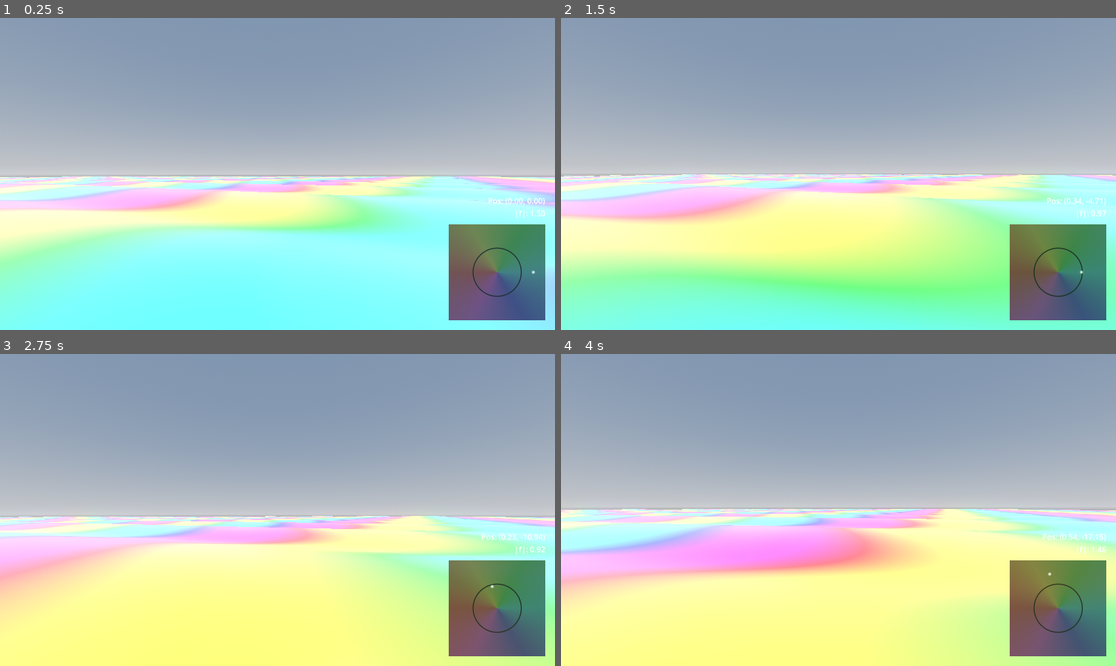
Above: before the commit, frames 1-4 (two rows, left to right).
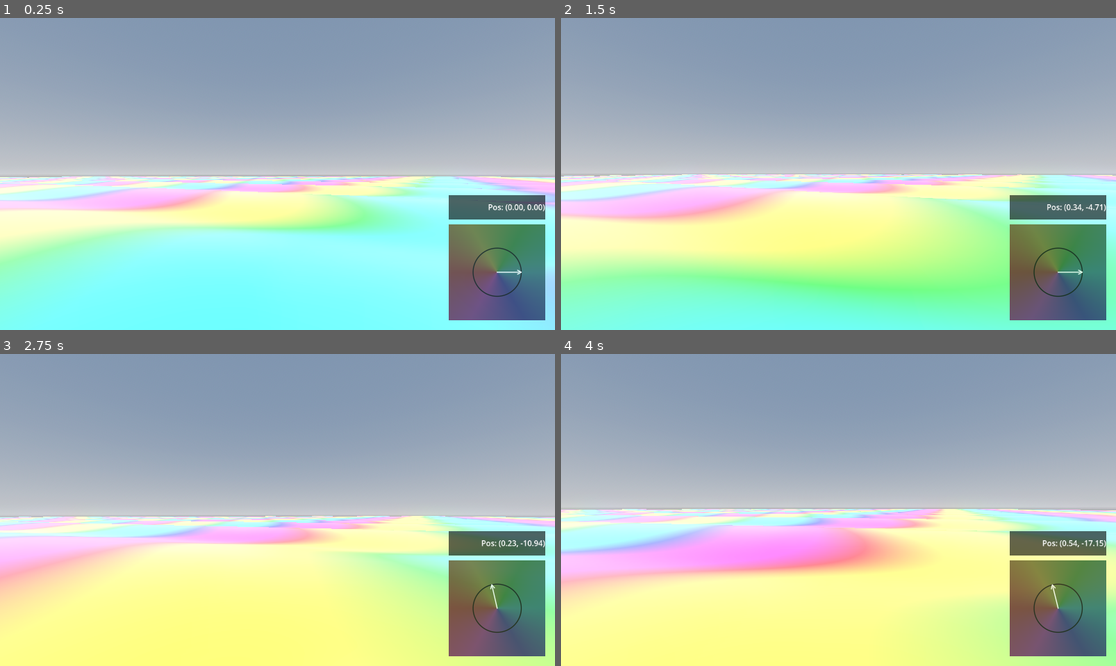
Above: after the commit, the same moments.

Repository: allanino/complex-functions-explorer
Game: Godot game, scene res://scenes/main.tscn
The game is run twice, just before and just after one commit, with the same random seed, the same clock (stepped at 60 frames per second) and the same inputs.
Inputs (mouse positions are in pixels of both pictures, inside the frame that each line leads up to):
- Up to frame 1 (0.25 s): no input
- Up to frame 2 (1.5 s): tap Enter at 0.5 s; move the mouse to (866, 174) at 0.52 s; hold W (move_forward) from 0.53 s (still down); move the mouse to (810, 174) at 1.27 s
- Up to frame 3 (2.75 s): keep holding W (move_forward); move the mouse to (288, 503) at 2.02 s
- Up to frame 4 (4 s): keep holding W (move_forward); move the mouse to (832, 516) at 2.77 s; move the mouse to (877, 513) at 3.52 s

The runs differ from the first frame. In frame 1, 1.4% of the frame differs, in the area x 80-99%, y 56-83%; in frame 2, 1.4%; in frame 3, 1.4%; in frame 4, 1.4%, in the area x 80-99%, y 56-82%.

Commit message:
Update HUD: Replace magnitude dot with phase arrow and add text background card
- Modified `shaders/hud_complex_plane.gdshader` to draw an arrow from the origin to the unit circle representing the phase of f(x,z).
- Updated `scripts/hud.gd` to remove dynamic scaling and magnitude text.
- Added a dark semi-transparent `ColorRect` background to `scenes/hud.tscn` for the coordinate label to improve readability.

Co-authored-by: allanino <5325241+allanino@users.noreply.github.com>

Diff:
--- a/scenes/hud.tscn
+++ b/scenes/hud.tscn
@@ -36,6 +36,21 @@
 grow_horizontal = 0
 grow_vertical = 0
 
+[node name="TextBackground" type="ColorRect" parent="Control"]
+layout_mode = 1
+anchors_preset = 3
+anchor_left = 1.0
+anchor_top = 1.0
+anchor_right = 1.0
+anchor_bottom = 1.0
+offset_left = -220.0
+offset_top = -280.0
+offset_right = -20.0
+offset_bottom = -230.0
+grow_horizontal = 0
+grow_vertical = 0
+color = Color(0, 0, 0, 0.607843)
+
 [node name="PosLabel" type="Label" parent="Control"]
 layout_mode = 1
 anchors_preset = 3
@@ -49,6 +64,6 @@
 offset_bottom = -230.0
 grow_horizontal = 0
 grow_vertical = 0
-text = "Pos: (0.00, 0.00)
-|f|: 0.00"
+text = "Pos: (0.00, 0.00)"
 horizontal_alignment = 2
+vertical_alignment = 1
--- a/scripts/hud.gd
+++ b/scripts/hud.gd
@@ -21,17 +21,10 @@
 	var im = sin(theta1) + 0.5 * sin(theta2)
 
 	var f = Vector2(re, im)
-	var mag = f.length()
-
-	# Rescale if needed
-	if mag > current_scale * 0.8:
-		current_scale = mag / 0.8
-	elif mag < current_scale * 0.2 and current_scale > 2.0:
-		current_scale = max(2.0, mag / 0.2)
 
 	# Update shader uniforms
 	var material = complex_rect.material as ShaderMaterial
 	material.set_shader_parameter("current_f", f)
 	material.set_shader_parameter("scale", current_scale)
 
-	pos_label.text = "Pos: (%.2f, %.2f)\n|f|: %.2f" % [x, z, mag]
+	pos_label.text = "Pos: (%.2f, %.2f)" % [x, z]
--- a/shaders/hud_complex_plane.gdshader
+++ b/shaders/hud_complex_plane.gdshader
@@ -8,6 +8,13 @@
     vec4 K = vec4(1.0, 2.0 / 3.0, 1.0 / 3.0, 3.0);
     vec3 p = abs(fract(c.xxx + K.xyz) * 6.0 - K.www);
     return c.z * mix(K.xxx, clamp(p - K.xxx, 0.0, 1.0), c.y);
+}
+
+// Distance to a line segment
+float sdSegment(vec2 p, vec2 a, vec2 b) {
+    vec2 pa = p - a, ba = b - a;
+    float h = clamp(dot(pa, ba) / dot(ba, ba), 0.0, 1.0);
+    return length(pa - ba * h);
 }
 
 void fragment() {
@@ -27,10 +34,24 @@
     float circle_mask = smoothstep(0.02 * scale, 0.0, unit_circle);
     color = mix(color, vec3(0.0), circle_mask);
 
-    // Draw current f(x,z) position
-    float dist_to_f = length(z - current_f);
-    float f_mask = smoothstep(0.05 * scale, 0.0, dist_to_f);
-    color = mix(color, vec3(1.0), f_mask);
+    // Draw arrow for phase
+    float f_mag = length(current_f);
+    if (f_mag > 0.001) {
+        vec2 dir = current_f / f_mag;
+        vec2 tip = dir; // Pointing to unit circle
+
+        // Shaft
+        float d = sdSegment(z, vec2(0.0), tip);
+
+        // Arrow head
+        vec2 perp = vec2(-dir.y, dir.x);
+        vec2 head_base = tip - 0.15 * dir * (scale / 2.0); // Adjust size by scale
+        d = min(d, sdSegment(z, tip, head_base + 0.08 * perp * (scale / 2.0)));
+        d = min(d, sdSegment(z, tip, head_base - 0.08 * perp * (scale / 2.0)));
+
+        float arrow_mask = smoothstep(0.02 * scale, 0.0, d);
+        color = mix(color, vec3(1.0), arrow_mask);
+    }
 
     COLOR = vec4(color, 0.8);
 }
